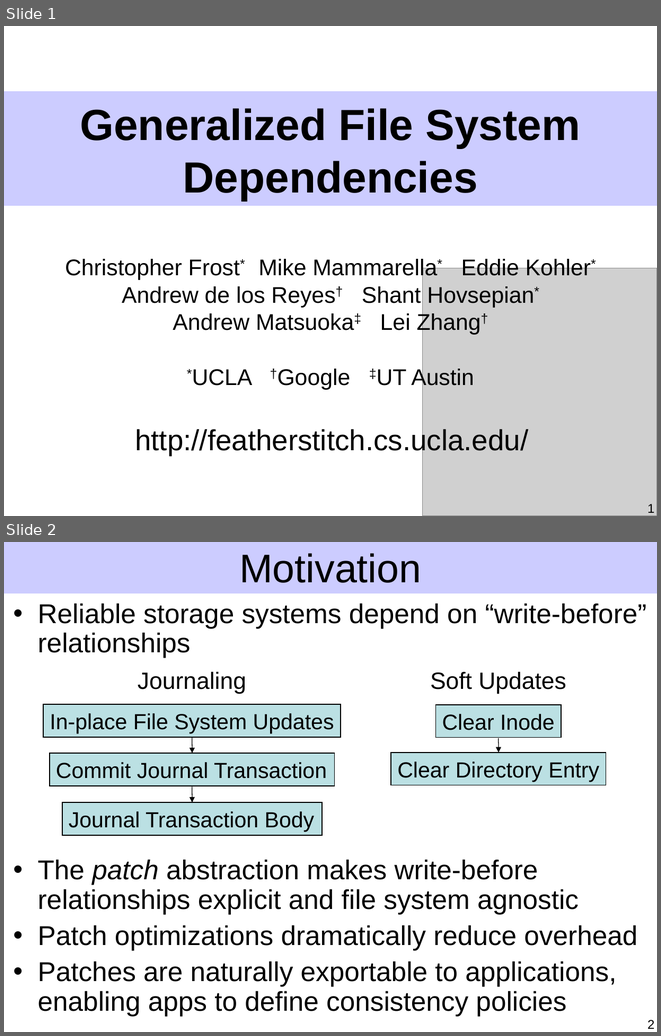
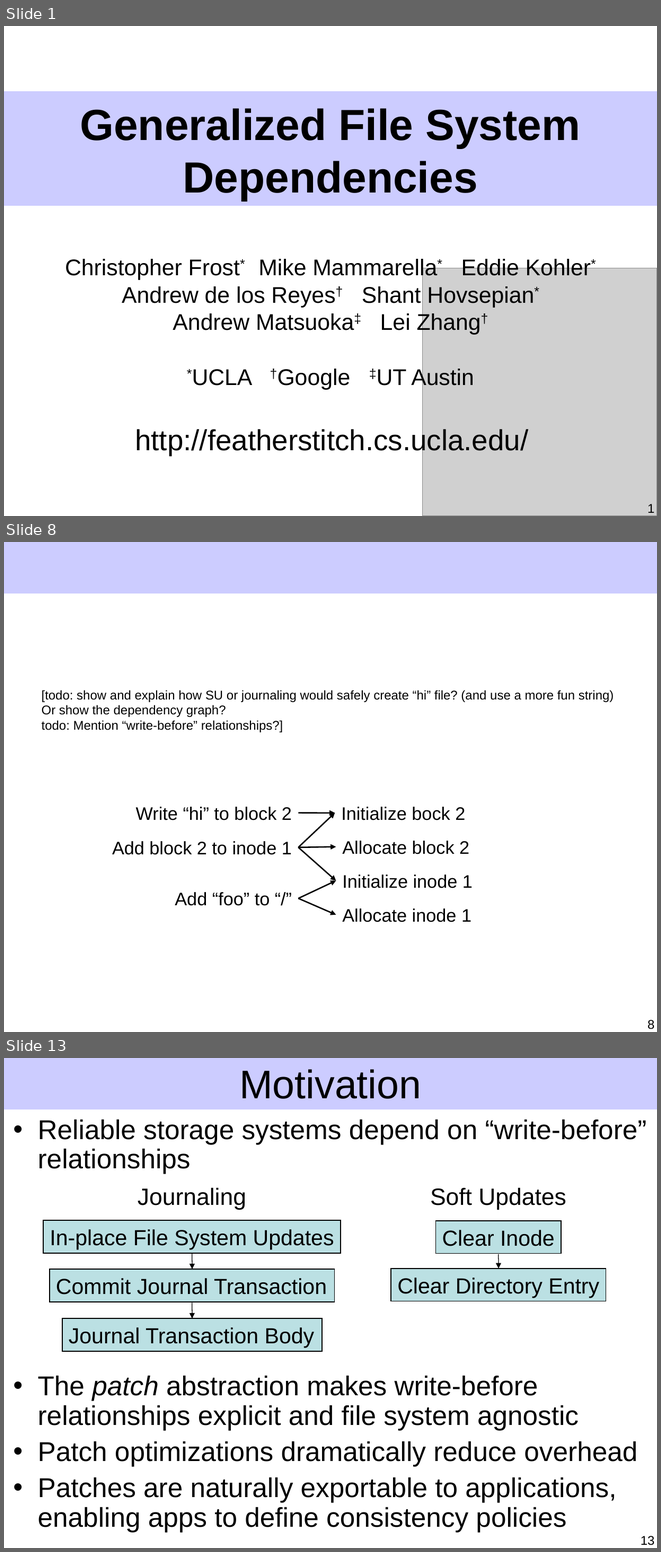
Before and after one commit to ucla-readable/fstitch-doc, a slide deck: sosp/pres.ppt. Shown one above the other, each under a label of ours: slides 1 and 2 before the commit, slides 1, 8 and 13 after it; the slides between them are not shown. The pictures are 661x1036 and 661x1552 pixels, drawn with LibreOffice and Linux fonts; fonts in the diff are those of the drawing; grey boxes stand for pictures. Boxes give left, top, right and bottom in pixels: in the first picture for what was removed or moved away, otherwise in the second. Text is boxed around its words. In the diff, an @@ line names an element or a change of style, - is before the commit and + after.

```diff
--- a/sosp/pres.ppt
+++ b/sosp/pres.ppt
@@ slide 8 added at bbox=[4, 542, 657, 1032], background #FFFFFF; not listed: 1 template element that a slide beside it also shows @@
@@ text added at bbox=[42, 690, 614, 732], 14 pt, text #000000 @@
+[todo: show and explain how SU or journaling would safely create “hi” file? (and use a more fun string)
+Or show the dependency graph?
+todo: Mention “write-before” relationships?]
@@ text added at bbox=[136, 806, 292, 820], 20 pt, text #000000 @@
+Write “hi” to block 2
@@ text added at bbox=[341, 806, 465, 820], 20 pt, text #000000 @@
+Initialize bock 2
@@ arrow added from (299, 847) to (335, 812), #000000 1.5 pt @@
@@ arrow added from (299, 813) to (335, 813), #000000 1.5 pt @@
@@ text added at bbox=[112, 841, 292, 855], 20 pt, text #000000 @@
+Add block 2 to inode 1
@@ text added at bbox=[342, 840, 469, 854], 20 pt, text #000000 @@
+Allocate block 2
@@ arrow added from (299, 847) to (336, 880), #000000 1.5 pt @@
@@ arrow added from (299, 847) to (336, 846), #000000 1.5 pt @@
@@ text added at bbox=[342, 874, 473, 888], 20 pt, text #000000 @@
+Initialize inode 1
@@ arrow added from (299, 899) to (336, 880), #000000 1.5 pt @@
@@ text added at bbox=[175, 892, 270, 906], 20 pt, text #000000 @@
+Add “foo” to “/”
@@ arrow added from (299, 898) to (336, 915), #000000 1.5 pt @@
@@ text added at bbox=[342, 908, 471, 922], 20 pt, text #000000 @@
+Allocate inode 1
@@ page number added at bbox=[647, 1020, 654, 1029], 14 pt, text #000000 @@
+8
@@ what was slide 2 is now slide 13 @@
@@ page number at bbox=[641, 1536, 655, 1545]: text changed @@
-2
+13
```
Also in this commit, not shown: 3 slides changed, 10 other slides added.
